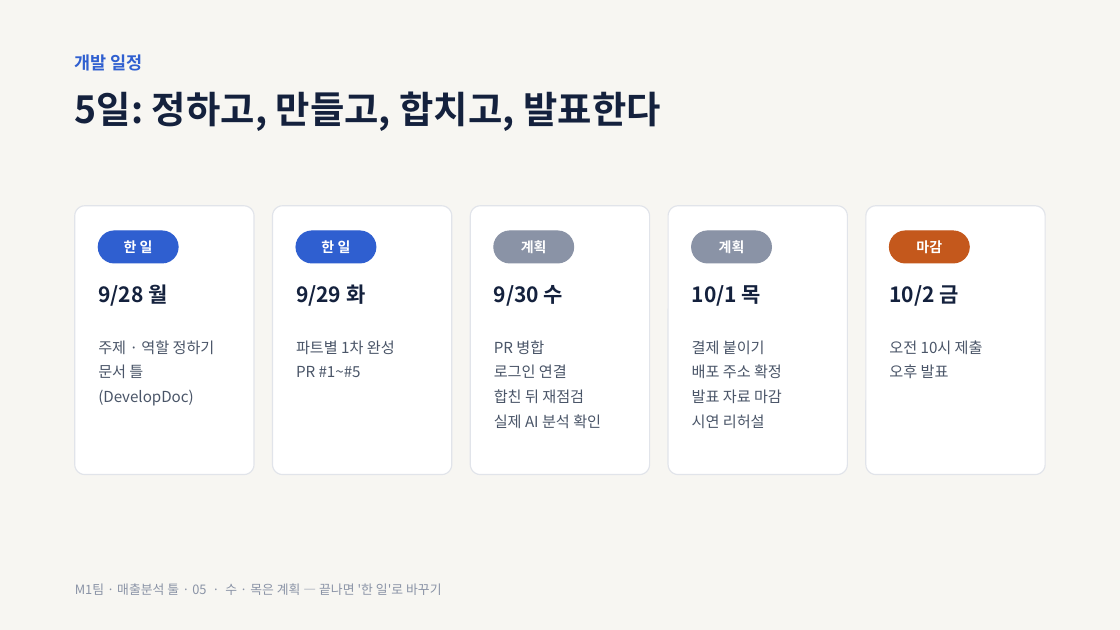
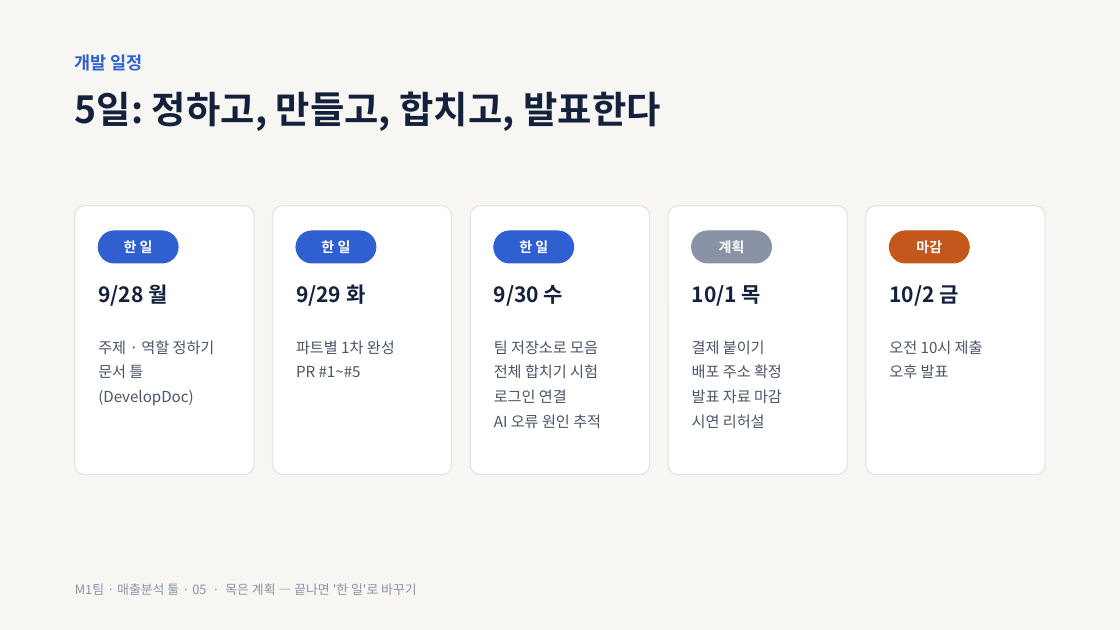
Before and after one commit to ctaleez51-art/sales-analysis, a slide deck: slide 5 of docs/presentation/M1_presentation_draft_v0.1.pptx. Drawn at 1120x630 pixels with LibreOffice and Linux fonts; fonts in the diff are those of the drawing. Boxes give left, top, right and bottom in pixels: in the first picture for what was removed or moved away, otherwise in the second. Text is boxed around its words. In the diff, an @@ line names an element or a change of style, - is before the commit and + after.

```diff
--- a/docs/presentation/M1_presentation_draft_v0.1.pptx
+++ b/docs/presentation/M1_presentation_draft_v0.1.pptx
@@ rounded rectangle at (494,231,574,263): fill #8A93A6 to #2F5FD0; outline #8A93A6 1 pt to #2F5FD0 1 pt @@
@@ text at (519,240,548,253): text changed @@
-계획
+한 일
@@ text at (494,340,598,378): text changed @@
-PR 병합
+팀 저장소로 모음
+전체 합치기 시험
@@ text at (494,414,601,428): text changed @@
-합친 뒤 재점검
-실제 AI 분석 확인
+AI 오류 원인 추적
@@ text at (75,583,416,595): text changed @@
-M1팀 · 매출분석 툴 · 05 · 수 · 목은 계획 — 끝나면 '한 일'로 바꾸기
+M1팀 · 매출분석 툴 · 05 · 목은 계획 — 끝나면 '한 일'로 바꾸기
```
Also in this commit, not shown: 2 other files.
